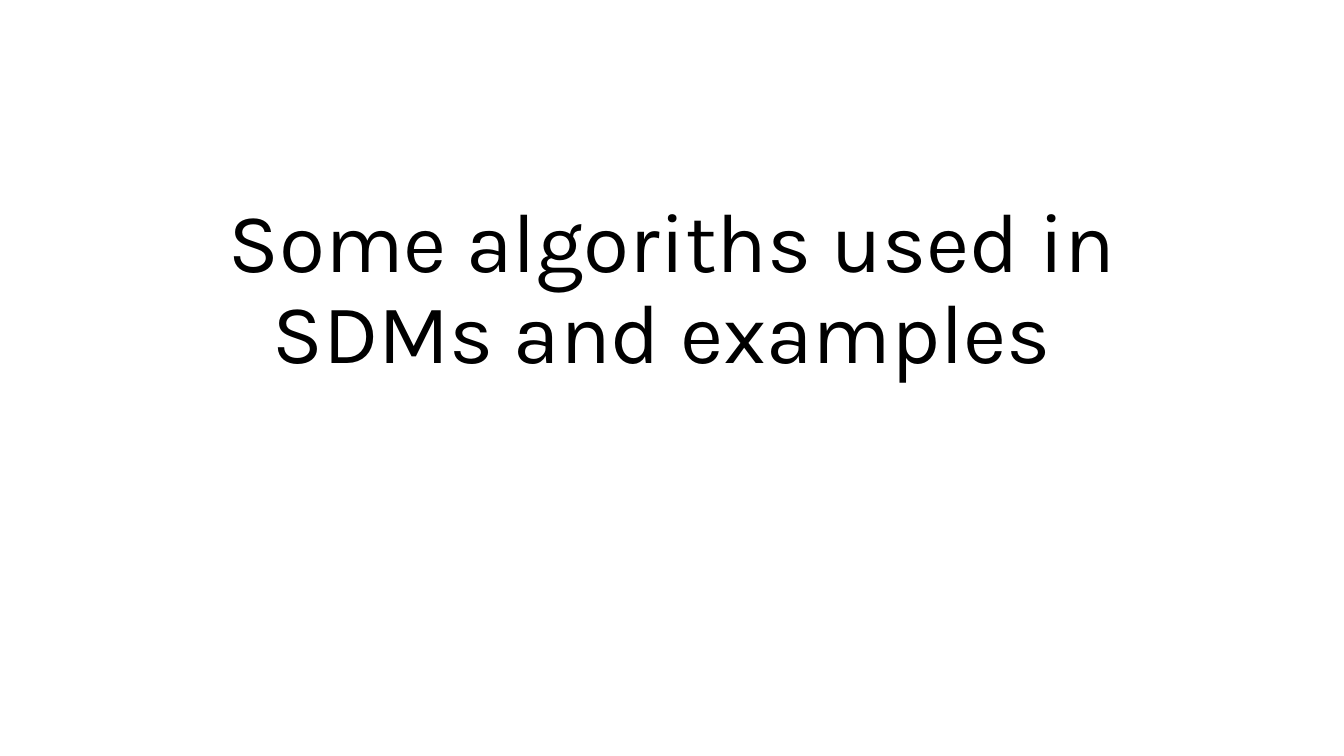
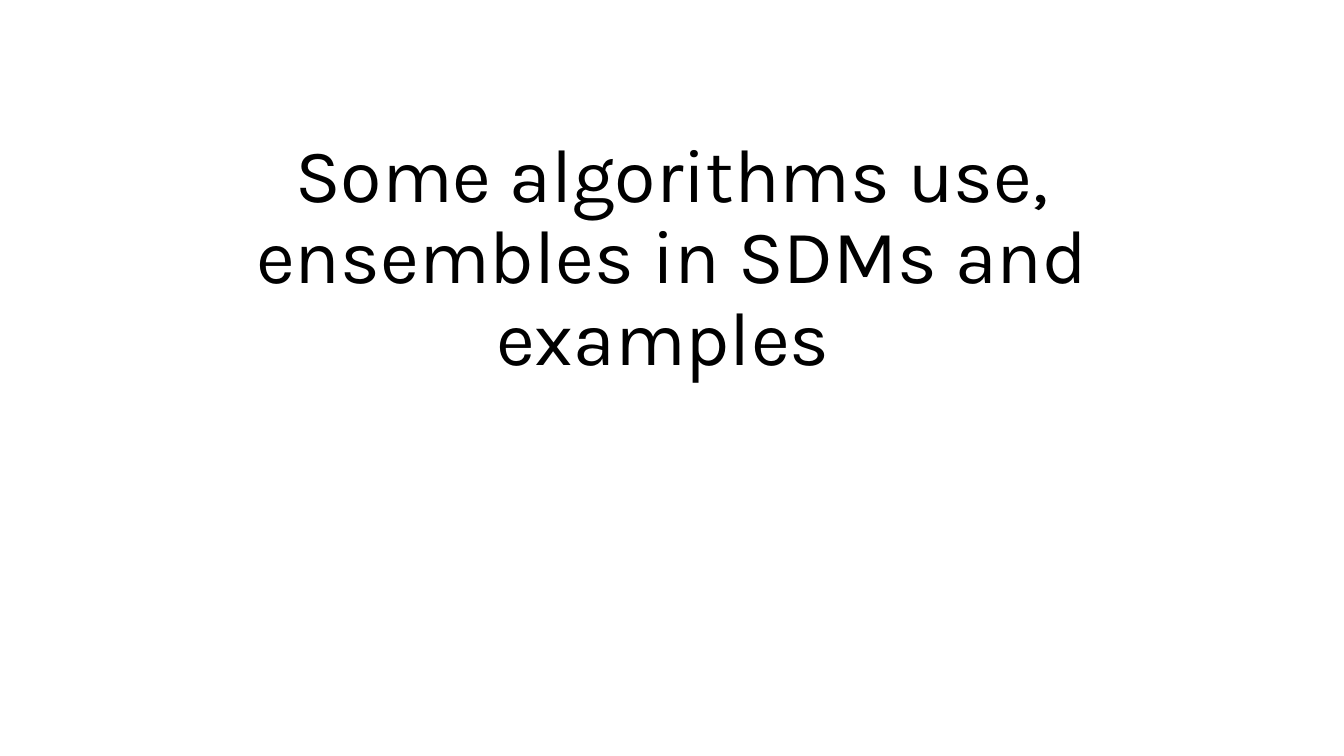
Before and after one commit to ccsosa/SDM_2026_2, a slide deck: slide 1 of 006_ensembles/Ensamblajes.pptx. Drawn at 1344x756 pixels with LibreOffice and Linux fonts; fonts in the diff are those of the drawing. Boxes give left, top, right and bottom in pixels: in the first picture for what was removed or moved away, otherwise in the second. Text is boxed around its words. In the diff, an @@ line names an element or a change of style, - is before the commit and + after.

```diff
--- a/006_ensembles/Ensamblajes.pptx
+++ b/006_ensembles/Ensamblajes.pptx
@@ title at [256, 150, 1087, 383]: text changed; size 60 to 54 pt @@
-Some algoriths used in SDMs and examples
+Some algorithms use, ensembles in SDMs and examples
```
Also in this commit, not shown: 4 slides added, 3 slides removed.
